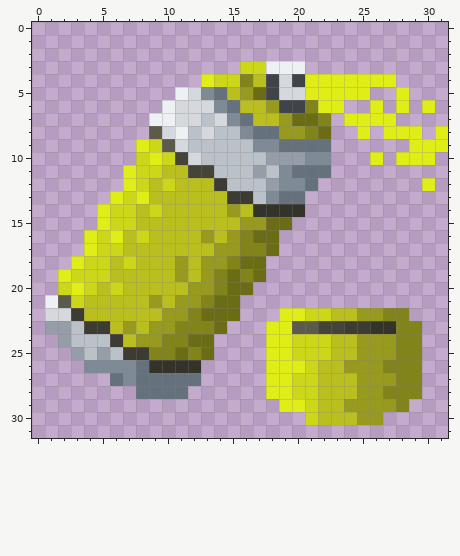
Edited in one commit: pixel-art sprite (media/textures/items/Item_TZ_Spraycan_Yellow.png). Above is the file before it was changed.
The file is 32x32 pixels.
And afterwards:
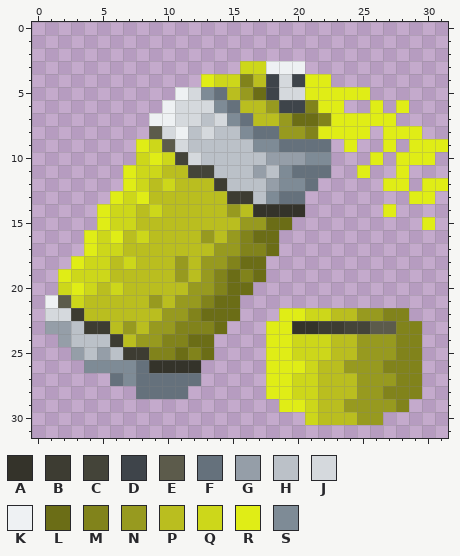
Palette (. is transparent): A #34332a  B #3d3c32  C #444439  D #3e444a  E #5c5b4b  F #65717c  G #959ea8  H #bbc1c8  J #d5d9dd  K #eef1f3  L #6b6d16  M #81831b  N #979a1f  P #babe1f  Q #cdd71a  R #e0ed16  S #7e8b96
Log entry: spray can icon improved some little changes in the item icon textures of the spray cans.
Edits made:
{"y":4,"x":23,"old":"RRRRR","new":"....."}
{"y":5,"x":28,"old":"R","new":"."}
{"y":6,"x":30,"old":"R","new":"."}
{"y":7,"x":23,"old":".","new":"R"}
{"y":8,"x":22,"old":"L..","new":"RRR"}
{"y":8,"x":31,"old":"R","new":"."}
{"y":9,"x":24,"old":".","new":"R"}
{"y":9,"x":27,"old":".","new":"R"}
{"y":11,"x":25,"old":".","new":"R"}
{"y":11,"x":28,"old":".","new":"R"}
{"y":12,"x":27,"old":"..","new":"RR"}
{"y":12,"x":31,"old":".","new":"R"}
{"y":13,"x":29,"old":"..","new":"RR"}
{"y":14,"x":27,"old":".","new":"R"}
{"y":15,"x":30,"old":".","new":"R"}
{"y":23,"x":20,"old":"EECCBBAA","new":"AABBCCEE"}
{"label":"changed","picture_box":[318,74,448,230]}
{"label":"changed","picture_box":[292,321,396,334]}
